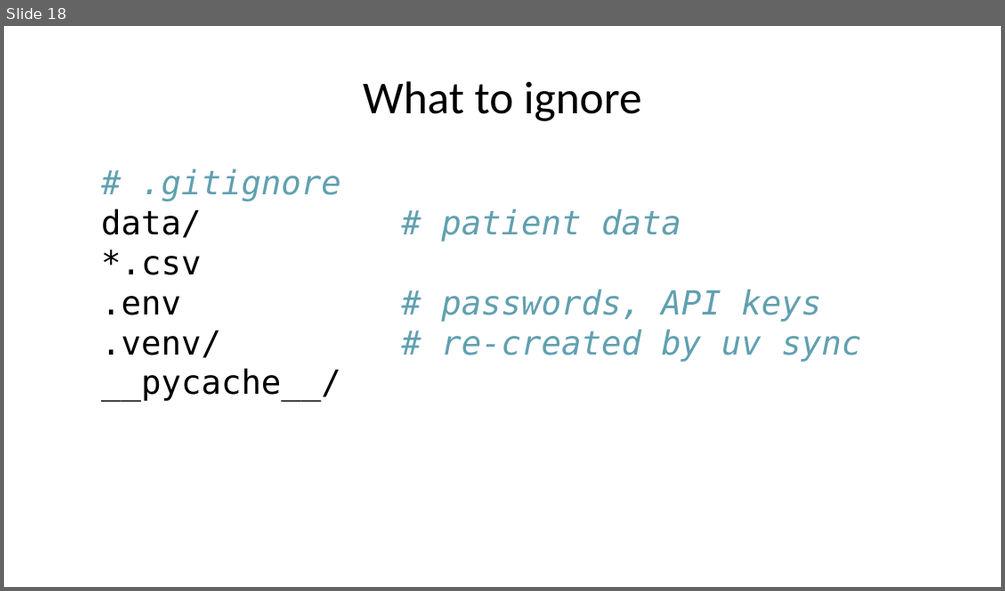
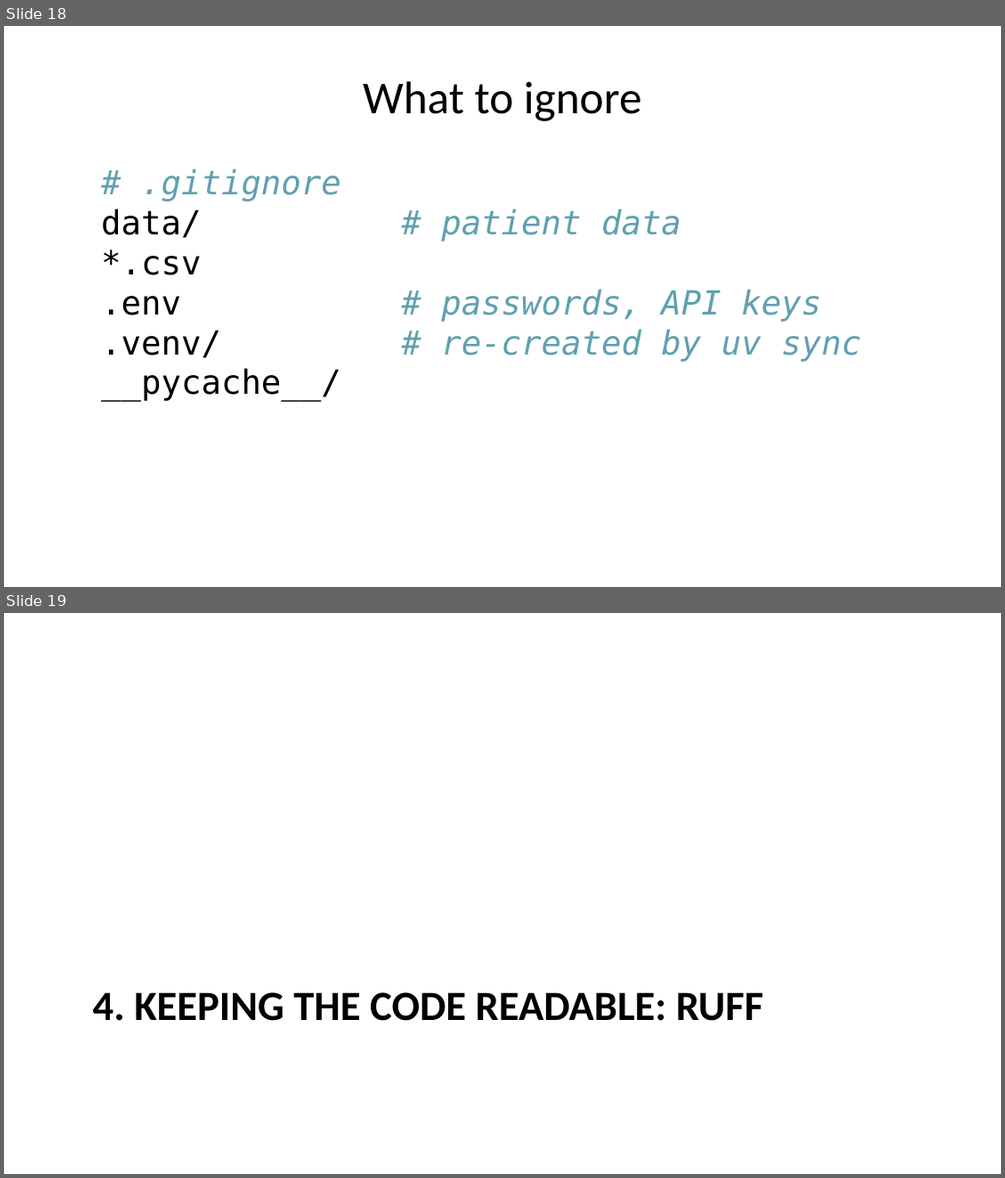
Before and after one commit to MICS-Lab/MS_SanteNum2026, a slide deck: Programming01/Session03/slides.pptx. Shown one above the other, each under a label of ours: slide 18 before the commit, slides 18 and 19 after it. The pictures are 1005x591 and 1005x1178 pixels, drawn with LibreOffice and Linux fonts; fonts in the diff are those of the drawing. Boxes give left, top, right and bottom in pixels: in the first picture for what was removed or moved away, otherwise in the second. Text is boxed around its words. In the diff, an @@ line names an element or a change of style, - is before the commit and + after.

Commit message:
added ruff section and recompiled

```diff
--- a/Programming01/Session03/slides.pptx
+++ b/Programming01/Session03/slides.pptx
@@ slide 19 added at [4, 613, 1001, 1174], background #FFFFFF @@
@@ title added at [93, 992, 763, 1021], 30 pt, text #000000, bold @@
+4. KEEPING THE CODE READABLE: RUFF
```
Also in this commit, not shown: 4 slides changed, 3 other slides added, 15 other files.
